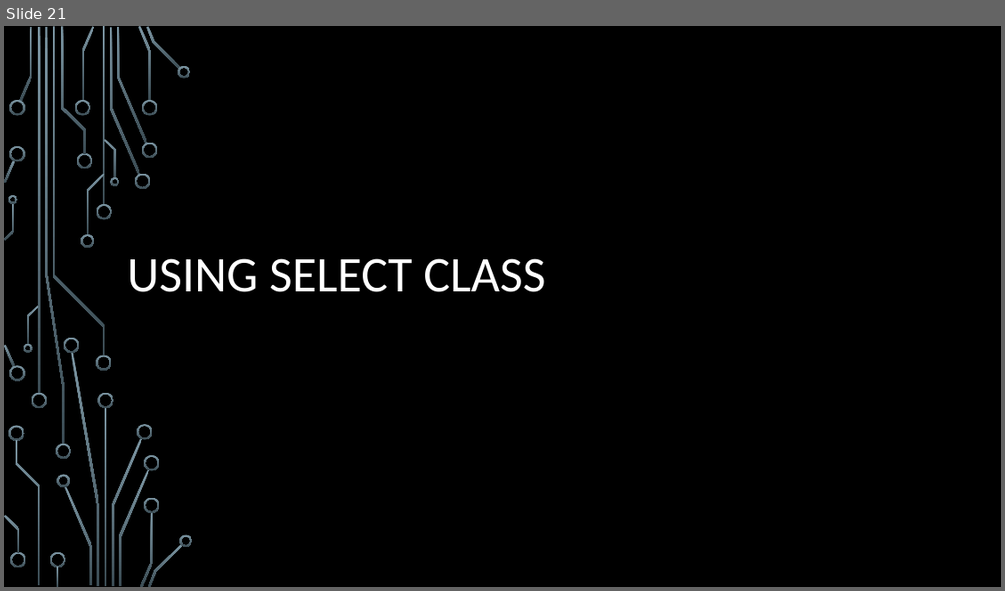
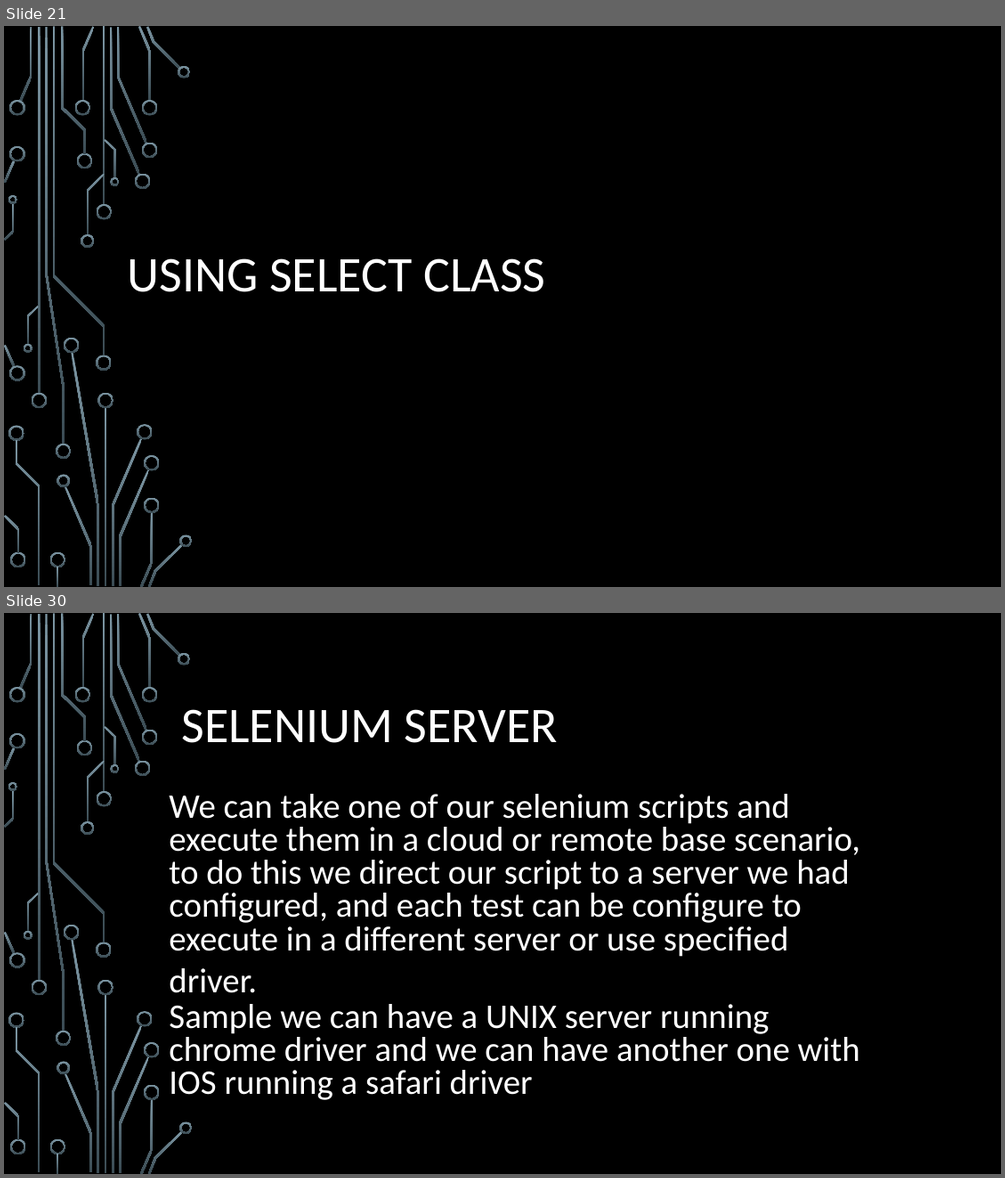
Before and after one commit to oskarCv/Selenium, a slide deck: Selenium/SeleniumFromScratch.pptx. Shown one above the other, each under a label of ours: slide 21 before the commit, slides 21 and 30 after it; the slides between them are not shown. The pictures are 1005x591 and 1005x1178 pixels, drawn with LibreOffice and Linux fonts; fonts in the diff are those of the drawing; background and template pictures are left out. Boxes give left, top, right and bottom in pixels: in the first picture for what was removed or moved away, otherwise in the second. Text is boxed around its words. In the diff, an @@ line names an element or a change of style, - is before the commit and + after.

```diff
--- a/Selenium/SeleniumFromScratch.pptx
+++ b/Selenium/SeleniumFromScratch.pptx
@@ slide 30 added at (x1=4, y1=613, x2=1001, y2=1174), background picture (left out); not listed: 54 template elements that a slide beside it also shows @@
@@ title added at (x1=181, y1=709, x2=558, y2=743), 48 pt, text #FFFFFF @@
+SELENIUM SERVER
@@ text added at (x1=169, y1=794, x2=860, y2=1100), 33.3 pt, text #FFFFFF @@
+We can take one of our selenium scripts and execute them in a cloud or remote base scenario, to do this we direct our script to a server we had configured, and each test can be configure to execute in a different server or use specified driver.
+Sample we can have a UNIX server running chrome driver and we can have another one with IOS running a safari driver
```
Also in this commit, not shown: 1 slide changed, 16 other slides added.
